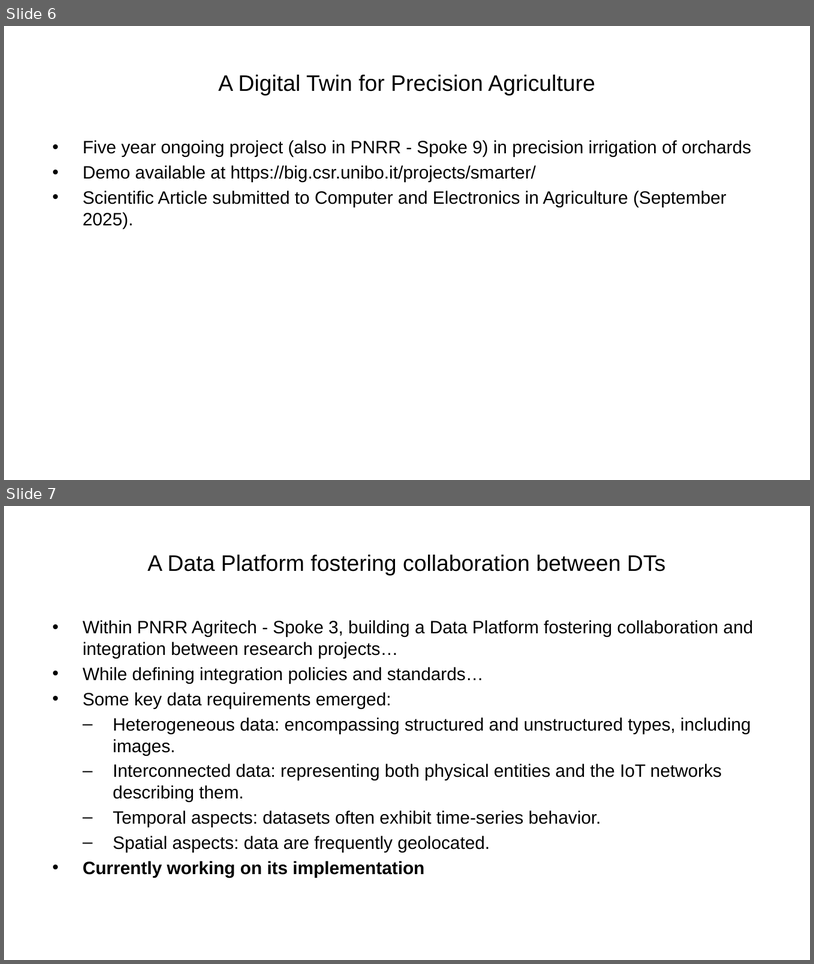
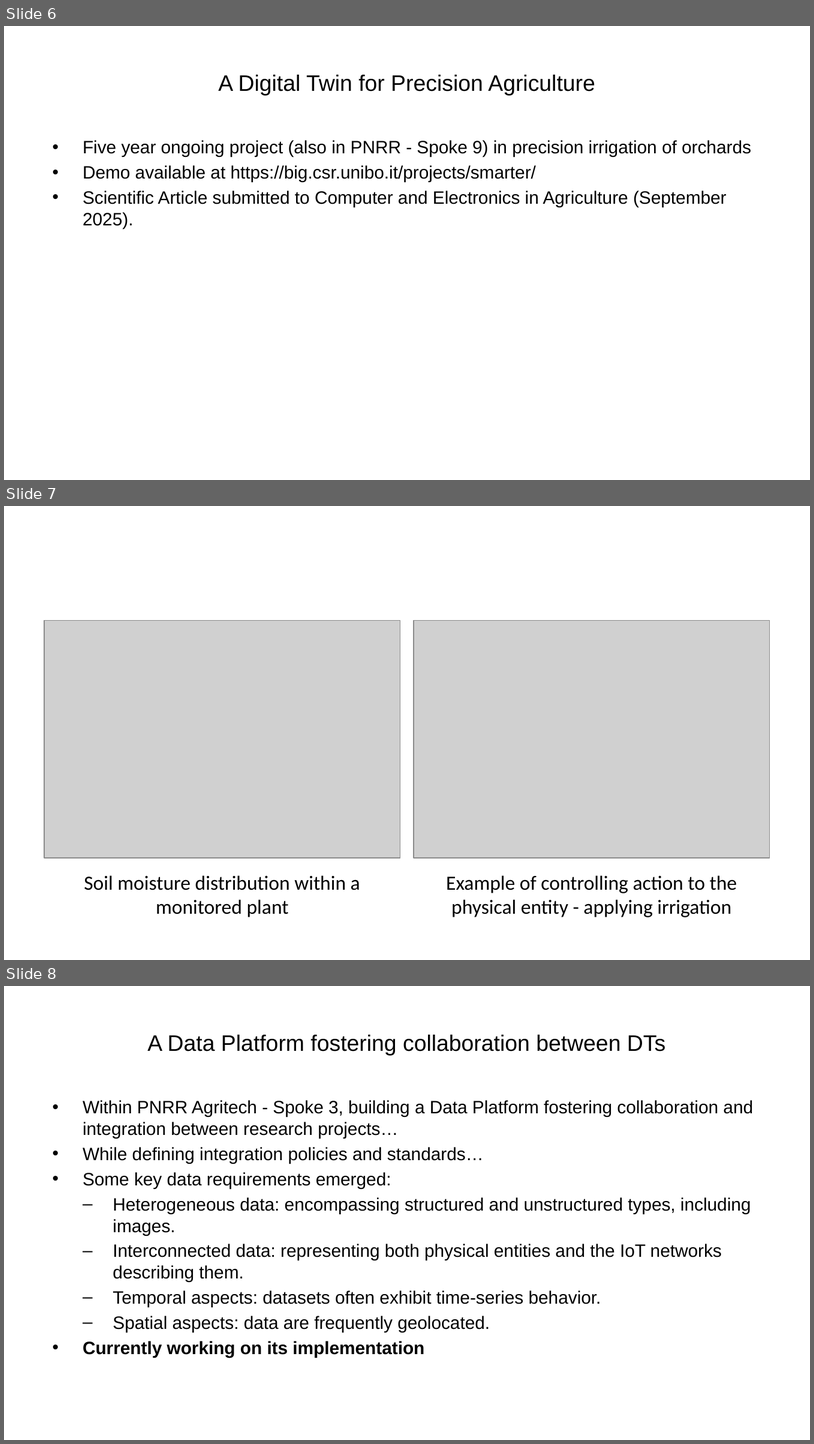
Before and after one commit to ManuelePasini/slides-markdown, a slide deck: phd_secondyear.pptx. Shown one above the other, each under a label of ours: slides 6 and 7 before the commit, slides 6, 7 and 8 after it. The pictures are 814x964 and 814x1444 pixels, drawn with LibreOffice and Linux fonts; fonts in the diff are those of the drawing; grey boxes stand for pictures. Boxes give left, top, right and bottom in pixels: in the first picture for what was removed or moved away, otherwise in the second. Text is boxed around its words. In the diff, an @@ line names an element or a change of style, - is before the commit and + after.

```diff
--- a/phd_secondyear.pptx
+++ b/phd_secondyear.pptx
@@ slide 7 added at (4, 506, 810, 960), background #FFFFFF @@
@@ picture added at (44, 621, 401, 858) @@
@@ picture added at (414, 621, 770, 858) @@
@@ text added at (84, 875, 360, 917), 18 pt, text #000000 @@
+Soil moisture distribution within a monitored plant
@@ text added at (446, 875, 738, 917), 18 pt, text #000000 @@
+Example of controlling action to the physical entity - applying irrigation
@@ what was slide 7 is now slide 8 @@
```
Also in this commit, not shown: 6 other files.
